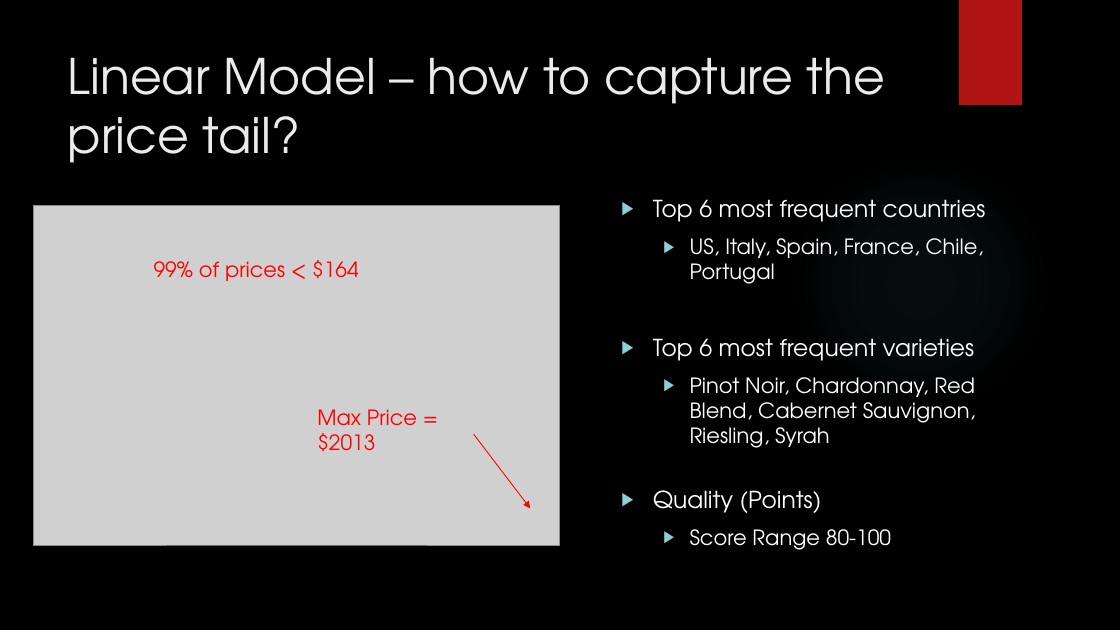
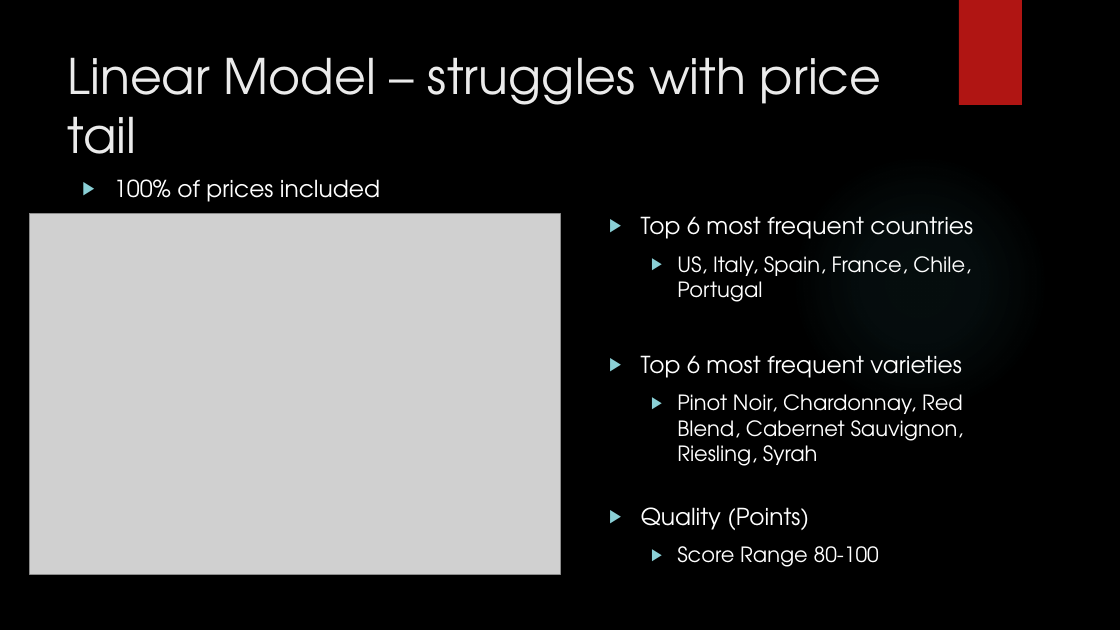
Before and after one commit to chengh8/Final-Project, a slide deck: slide 4 of Presentation/Price_presentation.pptx (slide 1 before the commit). Drawn at 1120x630 pixels with LibreOffice and Linux fonts; fonts in the diff are those of the drawing; grey boxes stand for pictures; background and template pictures are left out. Boxes give left, top, right and bottom in pixels: in the first picture for what was removed or moved away, otherwise in the second. Text is boxed around its words. In the diff, an @@ line names an element or a change of style, - is before the commit and + after.

Commit message:
final presentation

```diff
--- a/Presentation/Price_presentation.pptx
+++ b/Presentation/Price_presentation.pptx
@@ title at bbox=[68, 57, 882, 154]: text changed @@
-Linear Model – how to capture the price tail?
+Linear Model – struggles with price tail
@@ text added at bbox=[114, 179, 380, 202], 20 pt, text #FFFFFF @@
+▶ 100% of prices included
@@ text "Top 6 most frequent countries": place and size @@
-text "Top 6 most frequent countries" at bbox=[653, 199, 986, 550]
+text "Top 6 most frequent countries" at bbox=[641, 216, 973, 567]
@@ picture: place and size @@
-picture at bbox=[34, 206, 560, 545]
+picture at bbox=[29, 213, 560, 574]
@@ text removed at bbox=[154, 260, 359, 281] @@
-99% of prices < $164
@@ text removed at bbox=[317, 409, 417, 451] @@
-Max Price = $2013
@@ arrow removed from (474, 434) to (530, 508) @@
```
Also in this commit, not shown: 2 other slides changed, 4 slides added, 1 slide removed.
